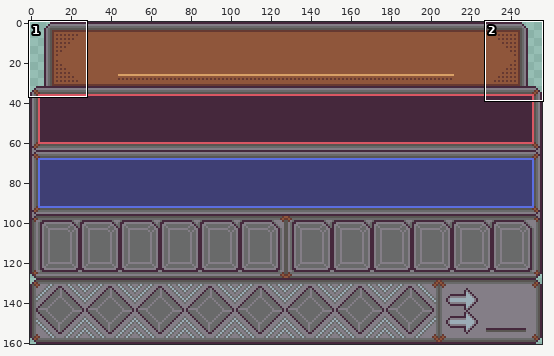
Two states of a sprite sheet, assets/ui/player_stats_ui.png. Above, an overview of the earlier version with the close-up marked.
Close-up. Old version:
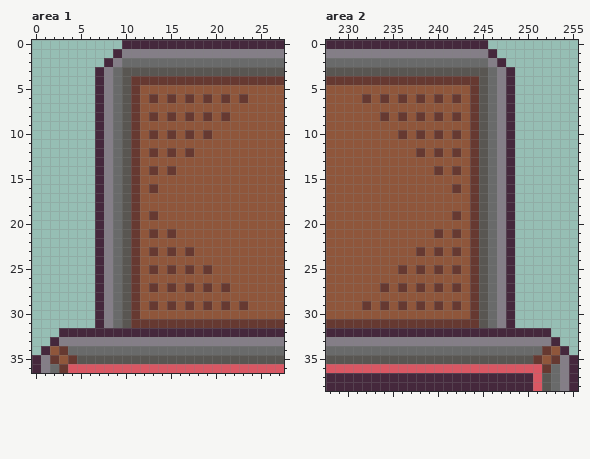
The file is 256x161 pixels. Shown: area 1: x 0..27, y 0..36; area 2: x 228..255, y 0..38.
After:
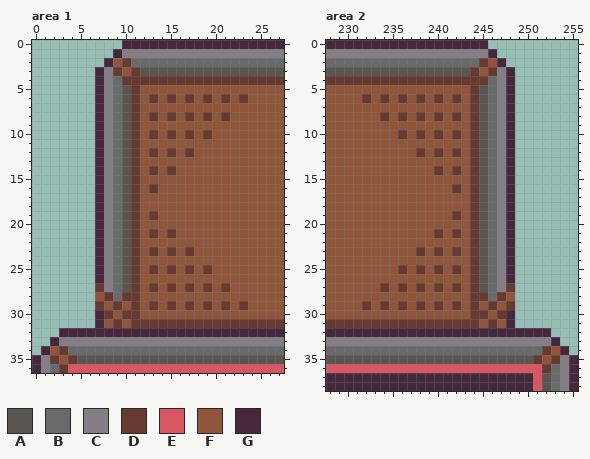
Palette (. is transparent): A #595652  B #696a6a  C #847e87  D #663931  E #d95763  F #8f563b  G #45283c
Changes in this commit:
--- area 1
@@ x 7..13 @@
  1 ..GCCCC
- 2 .GCBBBB
- 3 GCBAAAA
- 4 GCBADDD
+ 2 .GFDBBB
+ 3 GCDFDAA
+ 4 GCBDDDD
  5 GCBADFF
@@ x 5..12 @@
 26 ..GCBADF
-27 ..GCBADF
-28 ..GCBADF
-29 ..GCBADF
-30 ..GCBADF
-31 ..GCBADD
+27 ..DCBADF
+28 ..FDBDDF
+29 ..DFDFDF
+30 ..GDFDDF
+31 ..GFDFDD
 32 GGGGGGGG
--- area 2
@@ x 242..248 @@
  1 CCCCG..
- 2 BBBBCG.
- 3 AAAABCG
- 4 DDDABCG
+ 2 BBBDFG.
+ 3 AADFDCG
+ 4 DDDDBCG
  5 FFDABCG
@@ x 243..250 @@
 26 FDABCG..
-27 FDABCG..
-28 FDABCG..
-29 FDABCG..
-30 FDABCG..
-31 DDABCG..
+27 FDABCD..
+28 FDDBDF..
+29 FDFDFD..
+30 FDDFDG..
+31 DDFDFG..
 32 GGGGGGGG
